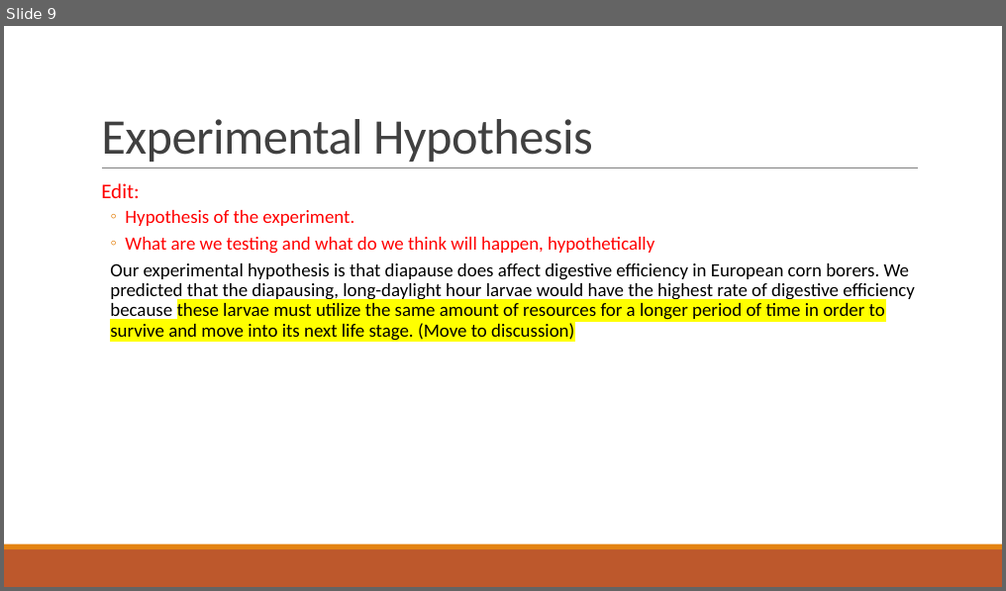
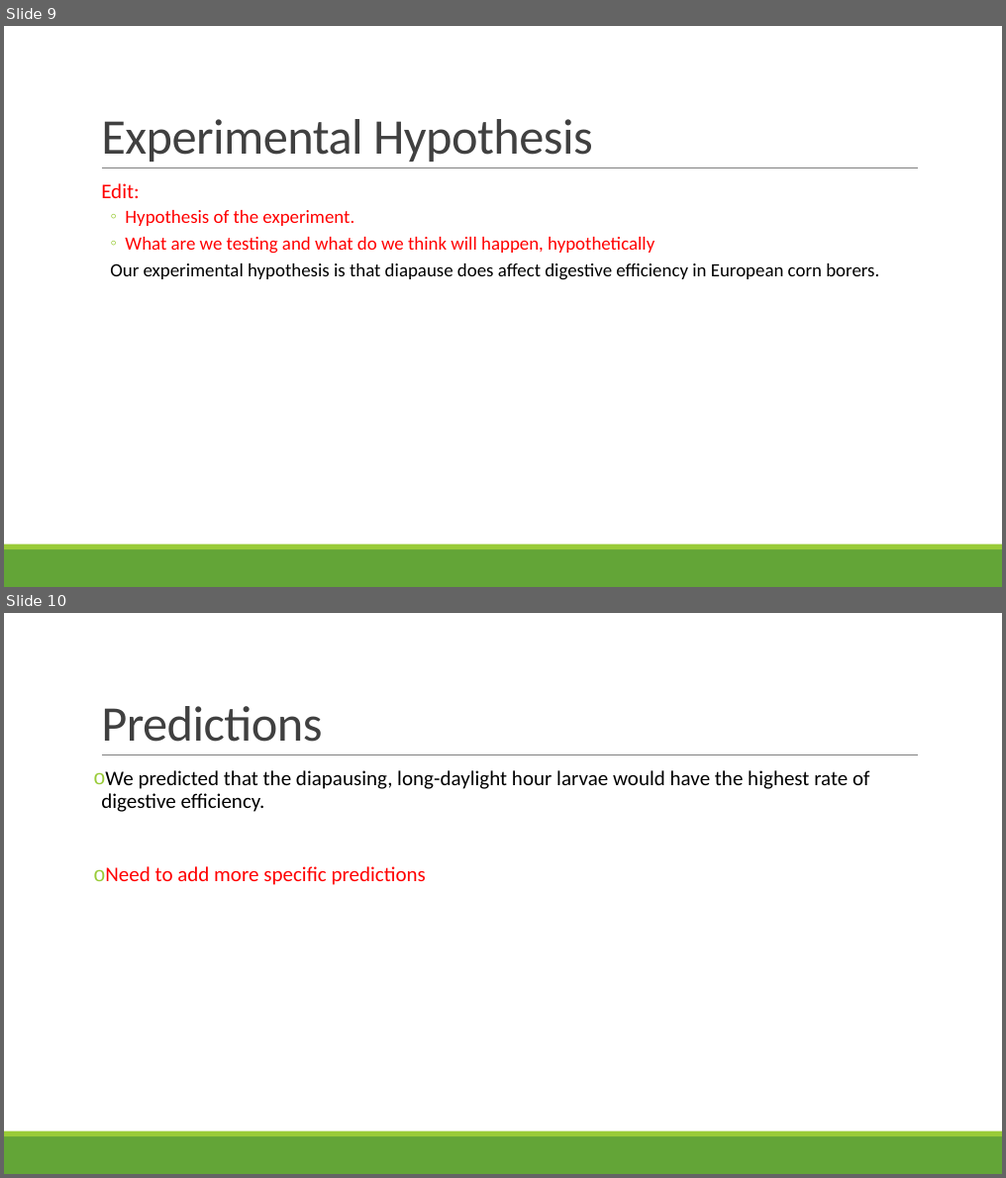
Before and after one commit to jamestbrown5/2018_Undergrad-Summer-Project, a slide deck: Documents/Summer Project Presentation.pptx. Shown one above the other, each under a label of ours: slide 9 before the commit, slides 9 and 10 after it. The pictures are 1006x591 and 1006x1178 pixels, drawn with LibreOffice and Linux fonts; fonts in the diff are those of the drawing. Boxes give left, top, right and bottom in pixels: in the first picture for what was removed or moved away, otherwise in the second. Text is boxed around its words. In the diff, an @@ line names an element or a change of style, - is before the commit and + after.

```diff
--- a/Documents/Summer Project Presentation.pptx
+++ b/Documents/Summer Project Presentation.pptx
@@ slide 10 added at <box>4,613,1002,1174</box>, background #FFFFFF; not listed: 3 template elements that a slide beside it also shows @@
@@ title added at <box>101,706,322,742</box>, 48 pt, text #404040 @@
+Predictions
@@ text added at <box>101,770,870,885</box>, 20 pt, text #000000 @@
+o We predicted that the diapausing, long-daylight hour larvae would have the highest rate of digestive efficiency.
+o Need to add more specific predictions
@@ slide 9 changed as well @@
@@ text at <box>101,183,654,254</box>: bullet colour #E48312 to #99CB38 @@
@@ text at <box>110,264,879,280</box>: text changed @@
-  Our experimental hypothesis is that diapause does affect digestive efficiency in European corn borers. We predicted that the diapausing, long-daylight hour larvae would have the highest rate of digestive efficiency because these larvae must utilize the same amount of resources for a longer period of time in order to survive and move into its next life stage. (Move to discussion)
+  Our experimental hypothesis is that diapause does affect digestive efficiency in European corn borers.
@@ rectangle at <box>4,550,1002,587</box>: fill #BD582C to #63A537 @@
@@ rectangle at <box>4,545,1002,550</box>: fill #E48312 to #99CB38 @@
```
Also in this commit, not shown: 16 other slides changed.
